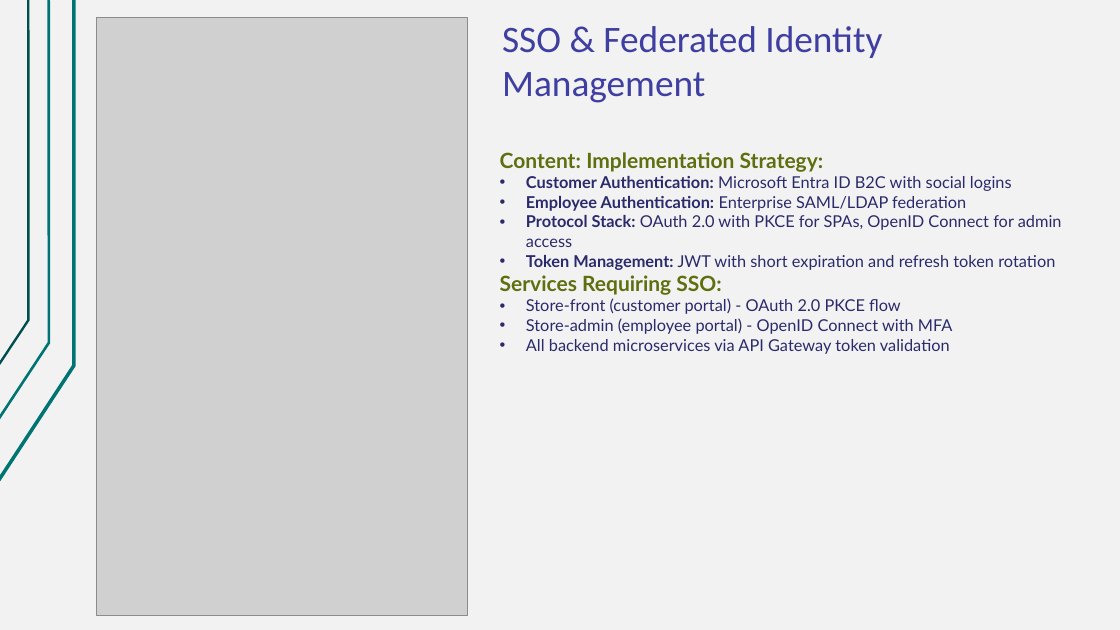
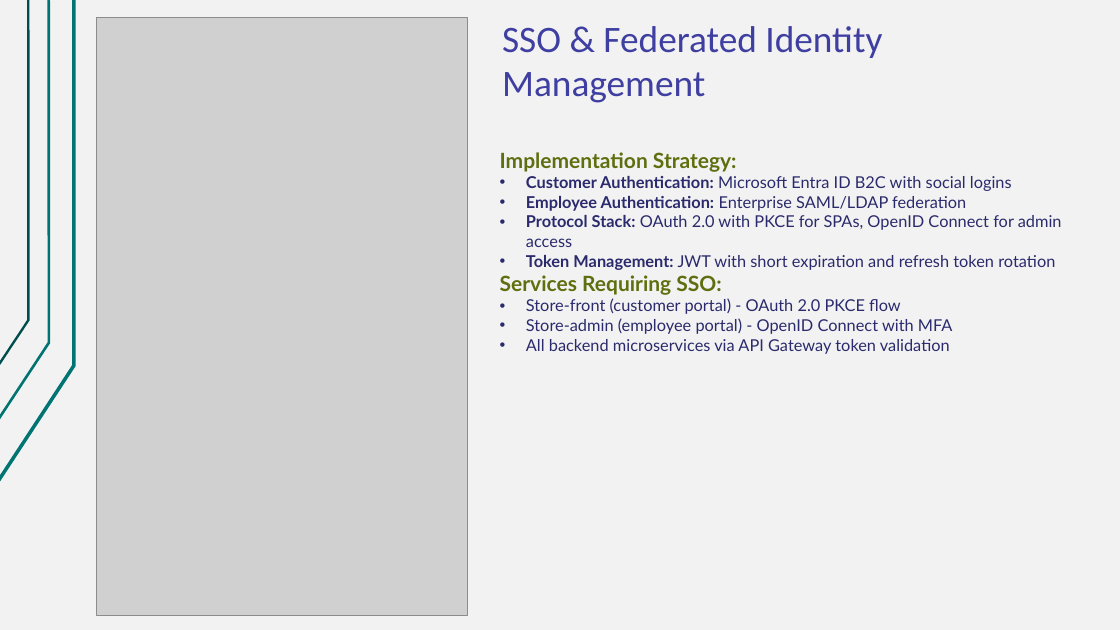
Before and after one commit to Nikolai-Semko/CST8919_Final_Oral_Exam, a slide deck: slide 3 of CST8919_Final_Oral_Exam_Presentation.pptx. Drawn at 1120x630 pixels with LibreOffice and Linux fonts; fonts in the diff are those of the drawing; grey boxes stand for pictures. Boxes give left, top, right and bottom in pixels: in the first picture for what was removed or moved away, otherwise in the second. Text is boxed around its words. In the diff, an @@ line names an element or a change of style, - is before the commit and + after.

```diff
--- a/CST8919_Final_Oral_Exam_Presentation.pptx
+++ b/CST8919_Final_Oral_Exam_Presentation.pptx
@@ text at box(500, 152, 737, 172): text changed @@
-Content: Implementation Strategy:
+Implementation Strategy:
```
Also in this commit, not shown: 2 other slides changed, 1 other file.
